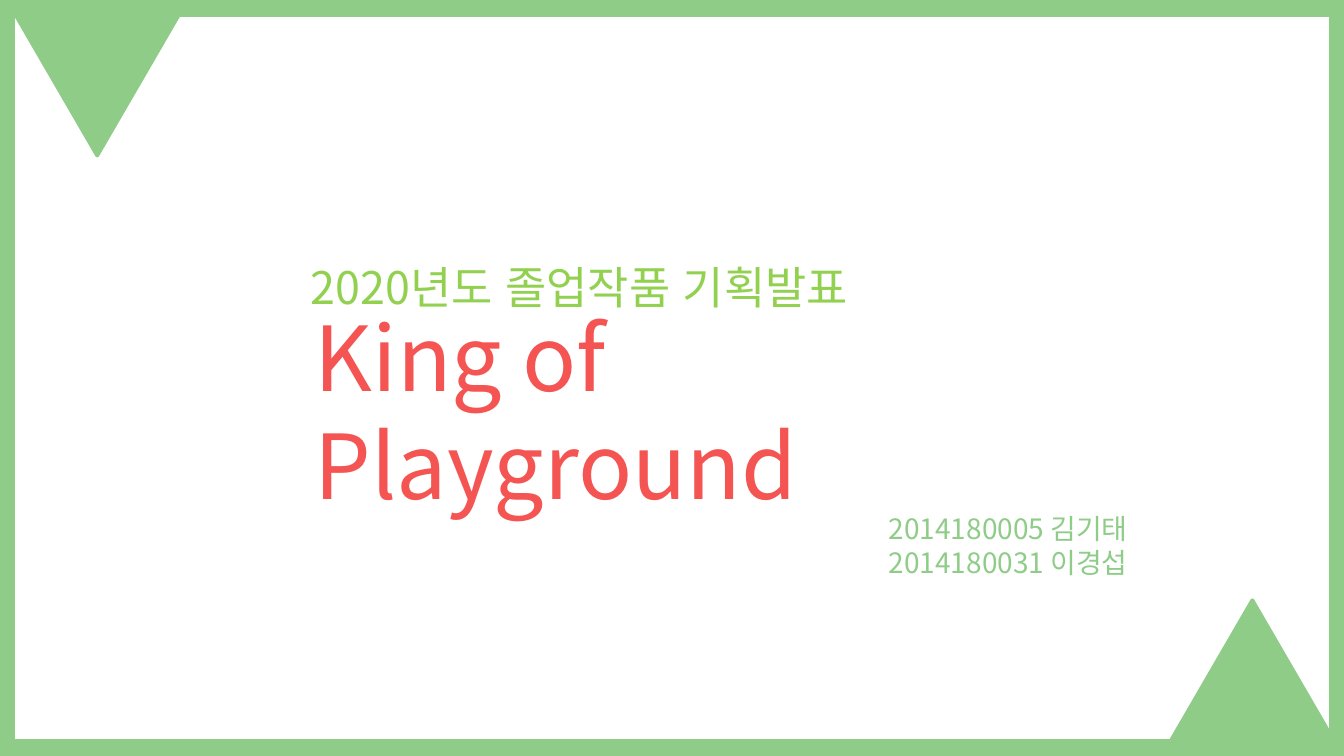
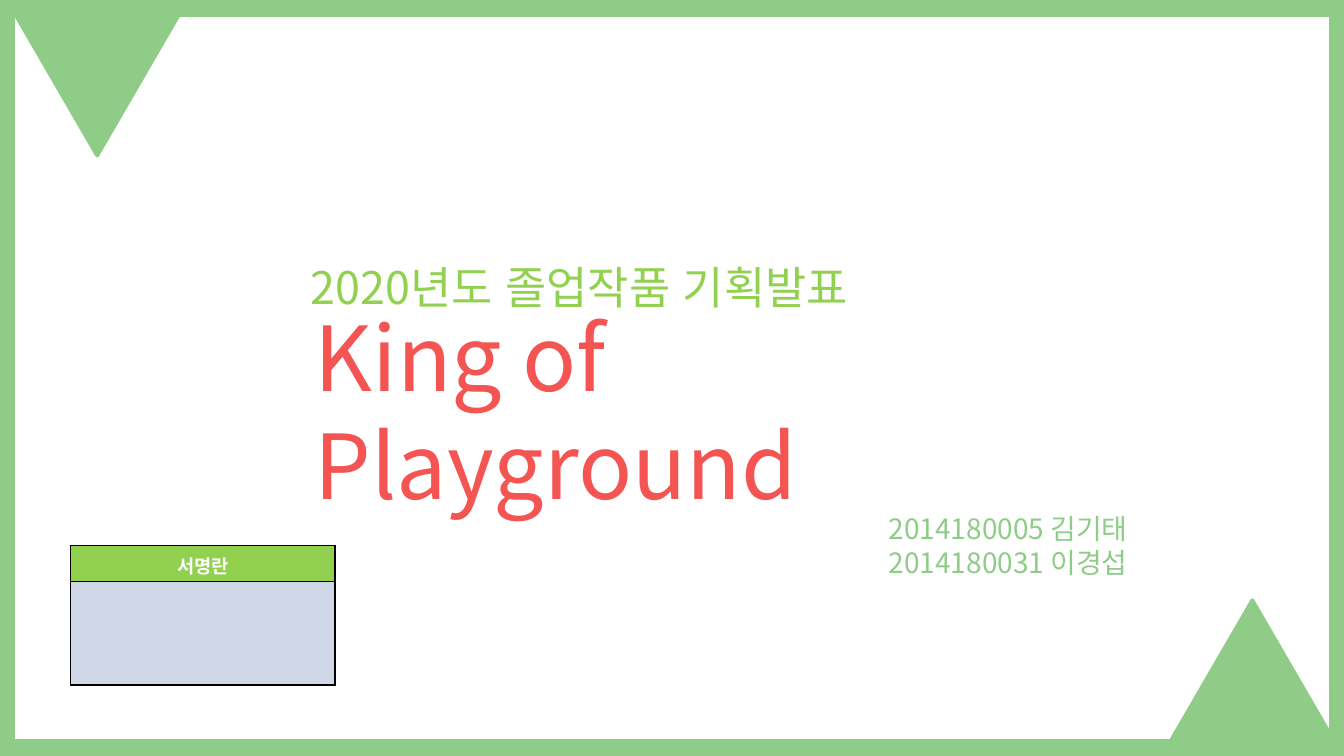
Before and after one commit to Celesta129/TeamProject, a slide deck: slide 1 of Documents/King of Playground 기획 발표자료.pptx. Drawn at 1344x756 pixels with LibreOffice and Linux fonts; fonts in the diff are those of the drawing. Boxes give left, top, right and bottom in pixels: in the first picture for what was removed or moved away, otherwise in the second. Text is boxed around its words. In the diff, an @@ line names an element or a change of style, - is before the commit and + after.

```diff
--- a/Documents/King of Playground 기획 발표자료.pptx
+++ b/Documents/King of Playground 기획 발표자료.pptx
@@ table added at bbox=[70, 546, 335, 685], 2 rows, 1 columns @@
+서명란
+
```
Also in this commit, not shown: 16 other slides changed, 2 other files.
